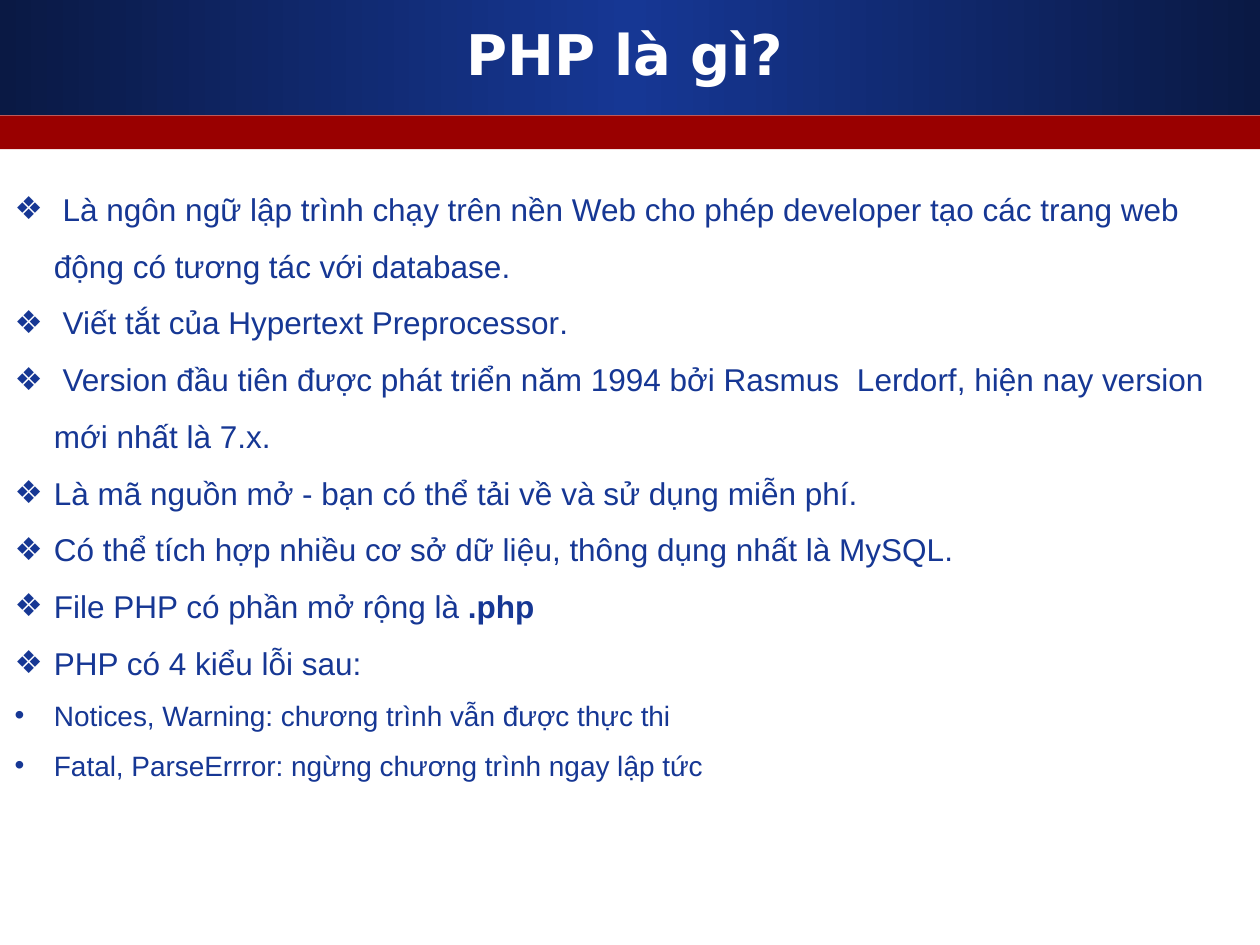
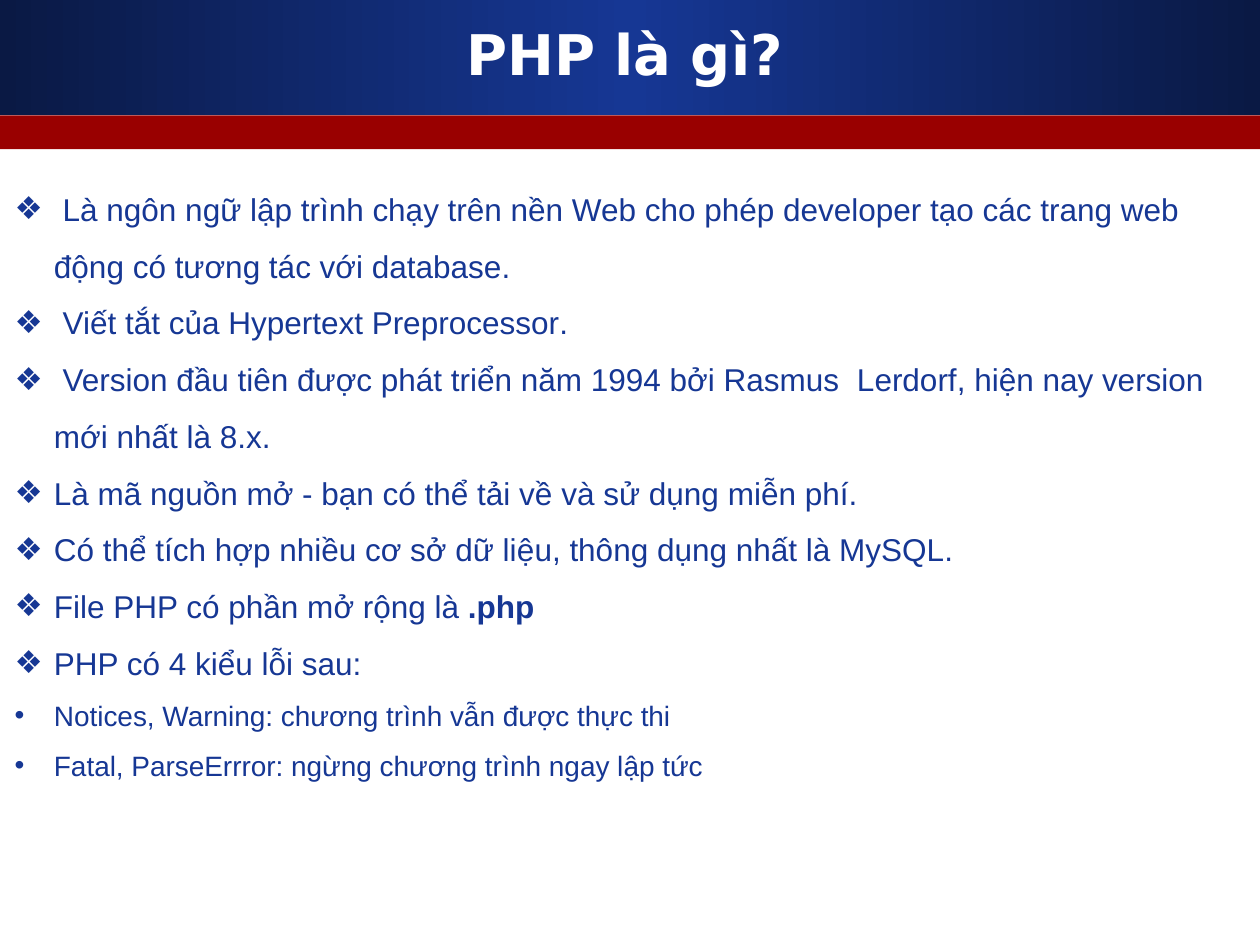
Before and after one commit to nguyenvietmanhit/PHP0921E2_SKDA, a slide deck: slide 5 of Day15_CD4_PHP_Environment_Basic/Slide_bai_giang/1_Tong_quan_PHP.ppt. Drawn at 1260x945 pixels with LibreOffice and Linux fonts; fonts in the diff are those of the drawing. Boxes give left, top, right and bottom in pixels: in the first picture for what was removed or moved away, otherwise in the second. Text is boxed around its words. In the diff, an @@ line names an element or a change of style, - is before the commit and + after.

```diff
--- a/Day15_CD4_PHP_Environment_Basic/Slide_bai_giang/1_Tong_quan_PHP.ppt
+++ b/Day15_CD4_PHP_Environment_Basic/Slide_bai_giang/1_Tong_quan_PHP.ppt
@@ text at bbox=[54, 366, 1203, 449]: text changed @@
-❖ Version đầu tiên được phát triển năm 1994 bởi Rasmus Lerdorf, hiện nay version mới nhất là 7.x.
+❖ Version đầu tiên được phát triển năm 1994 bởi Rasmus Lerdorf, hiện nay version mới nhất là 8.x.
```
Also in this commit, not shown: 5 other files.
